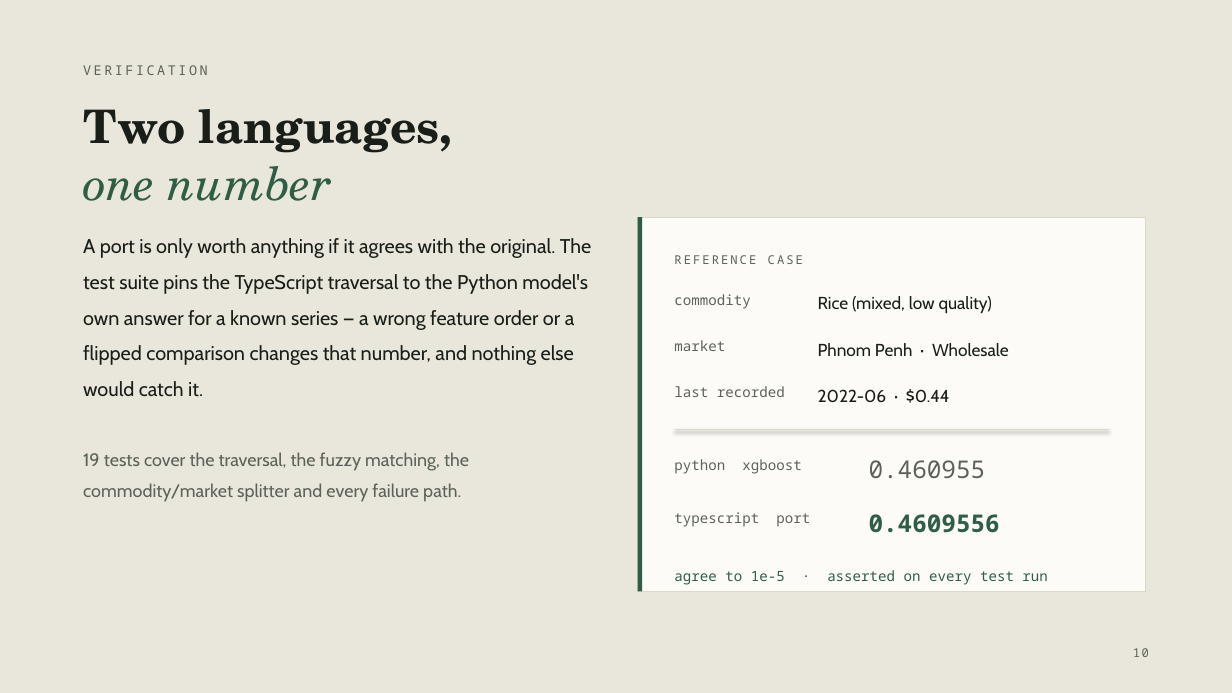
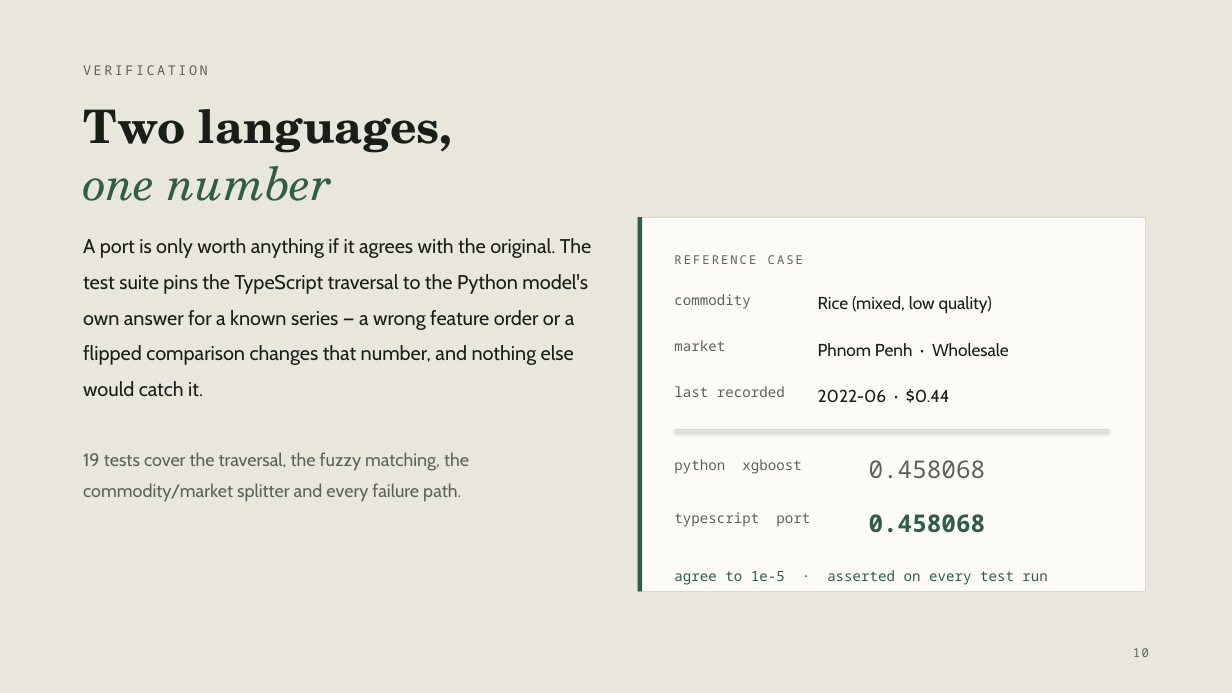
Before and after one commit to vaungsophal/food-price-prediction, a slide deck: slide 11 of reports/Cambodia_Food_Price_Forecast.pptx. Drawn at 1232x693 pixels with LibreOffice and Linux fonts; fonts in the diff are those of the drawing. Boxes give left, top, right and bottom in pixels: in the first picture for what was removed or moved away, otherwise in the second. Text is boxed around its words. In the diff, an @@ line names an element or a change of style, - is before the commit and + after.

```diff
--- a/reports/Cambodia_Food_Price_Forecast.pptx
+++ b/reports/Cambodia_Food_Price_Forecast.pptx
@@ text at [869,460,986,478]: text changed @@
-0.460955
+0.458068
@@ text at [869,514,986,533]: text changed @@
-0.4609556
+0.458068
```
Also in this commit, not shown: 4 other slides changed, 5 slides added, 8 slides removed, 3 other files.
